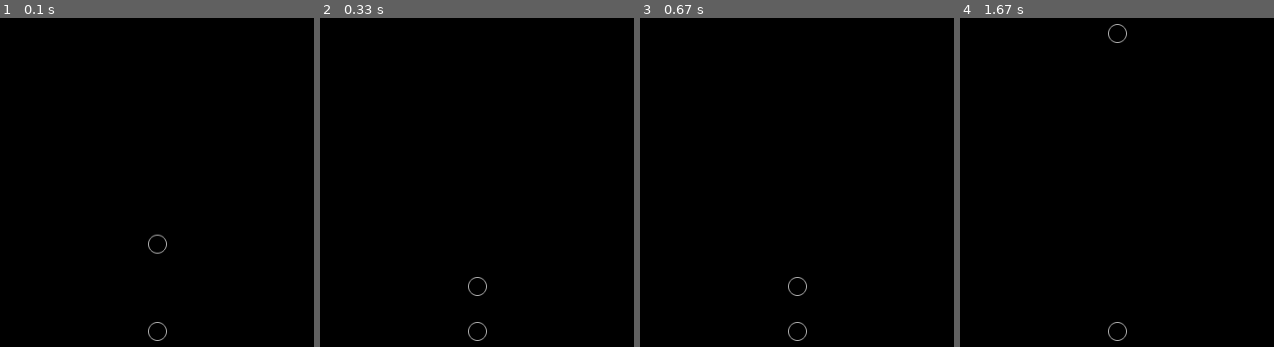
Above: before the commit, frames 1-4 (left to right).
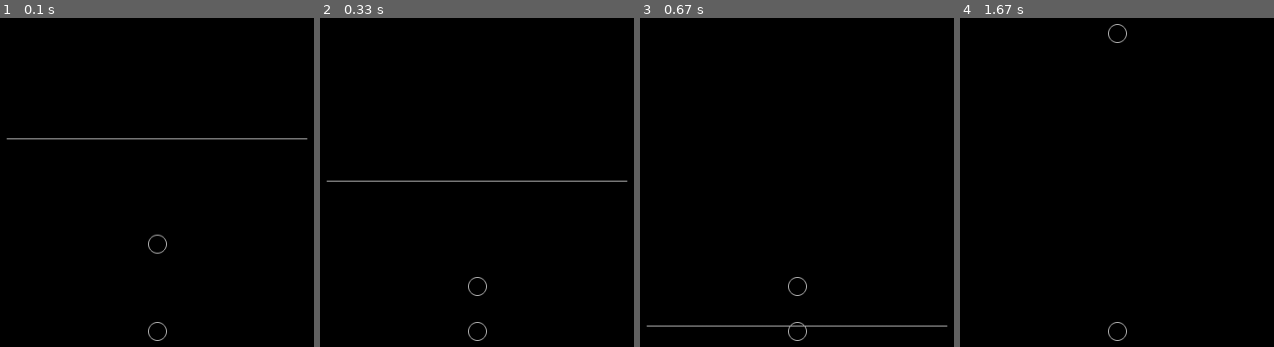
Above: after the commit, the same moments.

Repository: MoronicRocketFanatic/Pythonic_Physics_Engine
Game: pygame game, started from source/main.py
Two runs of this game, one before a commit and one after it. Both use one fixed random seed, a clock stepped at 60 frames per second and the inputs below.
Inputs:
- Up to frame 1 (0.1 s): no input
- Up to frame 2 (0.33 s): no input
- Up to frame 3 (0.67 s): hold Up from 0.33 s (still down)
- Up to frame 4 (1.67 s): release Up at 0.8 s; hold Up 0.83-1.2 s; hold Up 1.23-1.53 s; hold Up from 1.57 s (still down)

The runs differ from the first frame. In frame 1, 0.6% of the frame differs, in the area x 1-99%, y 36-38%; in frame 2, 0.6%; in frame 3, 0.6%; in frame 4, nothing differs.

Commit message:
Fix line coordinates

Diff:
--- a/source/main.py
+++ b/source/main.py
@@ -2,7 +2,7 @@
 from pygame import gfxdraw
 import pygame_plus
 import solver
-from solver import Solver, Ball, Plane, Square, Triangle
+from solver import Solver, Ball, Line, Square, Triangle
 import math
 import multiprocessing
 
@@ -25,7 +25,7 @@
 delta_time = 1/FRAMERATE #lock it to 1s divided between frames to help stability
 
 #objects
-grav_objects = [Ball(display, WINDOW_WIDTH/2, WINDOW_HEIGHT/2)]
+grav_objects = [Ball(display, WINDOW_WIDTH/2, WINDOW_HEIGHT/2), Line(display, WINDOW_WIDTH//3, WINDOW_HEIGHT//3, WINDOW_WIDTH//3*2, WINDOW_HEIGHT//3)]
 no_grav_objects = [Ball(display, WINDOW_WIDTH/2, WINDOW_HEIGHT/2+100, anchored=True)]
 invisible_physics_objects = [] #for invisible walls, etc
 rendered_objects = [] #rendered but without collisions, gui maybe?
--- a/source/solver.py
+++ b/source/solver.py
@@ -11,15 +11,12 @@
     def __init__(self, surface:pygame.Surface, x:int = 0, y:int = 0, color:pygame.Color = (200, 200, 200), rotation:int = 0, rotation_center:Vector2 = Vector2(0,0), permanent_rotation:int = 0, anchored:bool = False) -> None:
         self.surface = surface
 
-        self.x = x
-        self.y = y
         self.position = Vector2(x, y)
         self.last_position = Vector2(x, y)
         self.rotation = rotation
         self.rotation_center = rotation_center
         self.permanent_rotation = permanent_rotation
         self.anchored = anchored
-
 
         self.color = color
         self.acceleration = Vector2(0,0)
@@ -50,24 +47,42 @@
         super().__init__(surface, x, y, color, rotation, rotation_center, 0, anchored)
 
         self.radius = radius
-        self.render = pygame_plus.Circle(self.x, self.y, self.radius, self.surface, self.color, self.rotation)
+        # self.render = pygame_plus.Circle(self.x, self.y, self.radius, self.surface, self.color, self.rotation)
 
 
     def draw_antialiased_wireframe(self):
-        self.render.update(self.position[0], self.position[1], self.radius)
-        self.render.color = self.color
-        self.render.draw_antialiased_wireframe()
+        gfxdraw.aacircle(self.surface, int(self.position[0]), int(self.position[1]), self.radius, self.color)
+        # self.render.update(self.position[0], self.position[1], self.radius)
+        # self.render.color = self.color
+        # self.render.draw_antialiased_wireframe()
 
 
 
 
 
 
-class Plane(PhysicsObject):
+class Line(PhysicsObject):
     """Lines of..."""
 
-    def __init__(self, surface: pygame.Surface, x: int = 0, y: int = 0, color: pygame.Color = (200, 200, 200), rotation: int = 0, rotation_center: Vector2 = Vector2(0, 0), permanent_rotation: int = 0) -> None:
+    def __init__(self, surface: pygame.Surface, x: int = 0, y: int = 0, x_2: int = 0, y_2: int = 0, color: pygame.Color = (200, 200, 200), rotation: int = 0, rotation_center: Vector2 = Vector2(0, 0), permanent_rotation: int = 0) -> None:
+        """The x_2 and y_2 are for the second point of the line because lazy"""
         super().__init__(surface, x, y, color, rotation, rotation_center, permanent_rotation)
+        self.position_2 = Vector2(x_2, y_2)
+        self.last_position_2 = Vector2(x_2, y_2)
+
+
+    def update_position(self, delta_time: float) -> None:
+        self.displacement_2 = self.position_2 - self.last_position_2
+
+        self.last_position_2 = self.position_2
+
+        self.position_2 = self.position_2 + self.displacement_2 + self.acceleration * (delta_time*delta_time) #position = position + displacement + acceleration * (delta_time * delta_time)
+
+        super().update_position(delta_time)
+
+
+    def draw_antialiased_wireframe(self):
+        gfxdraw.line(self.surface, int(self.position[0]), int(self.position[1]), int(self.position_2[0]), int(self.position_2[1]), self.color)
 
 
 
@@ -138,8 +153,8 @@
                     continue
 
 
-                if ((object_1_type == Plane) and (object_2_type == Ball)) or ((object_1_type == Ball) and (object_2_type == Plane)):
-                    if (object_1_type == Plane) and (object_2_type == Ball):
+                if ((object_1_type == Line) and (object_2_type == Ball)) or ((object_1_type == Ball) and (object_2_type == Line)):
+                    if (object_1_type == Line) and (object_2_type == Ball):
                         self.line_on_ball(object_1, object_2)
                     else:
                         self.line_on_ball(object_2, object_1)
@@ -164,8 +179,8 @@
     def line_on_ball(self, line, ball) -> None:
         line_x1 = line.position[0]
         line_y1 = line.position[1]
-        line_x2 = line.position2[0]
-        line_y2 = line.position2[1]
+        line_x2 = line.position_2[0]
+        line_y2 = line.position_2[1]
 
     def line_on_line(self, line_1, line_2) -> None:
         pass
